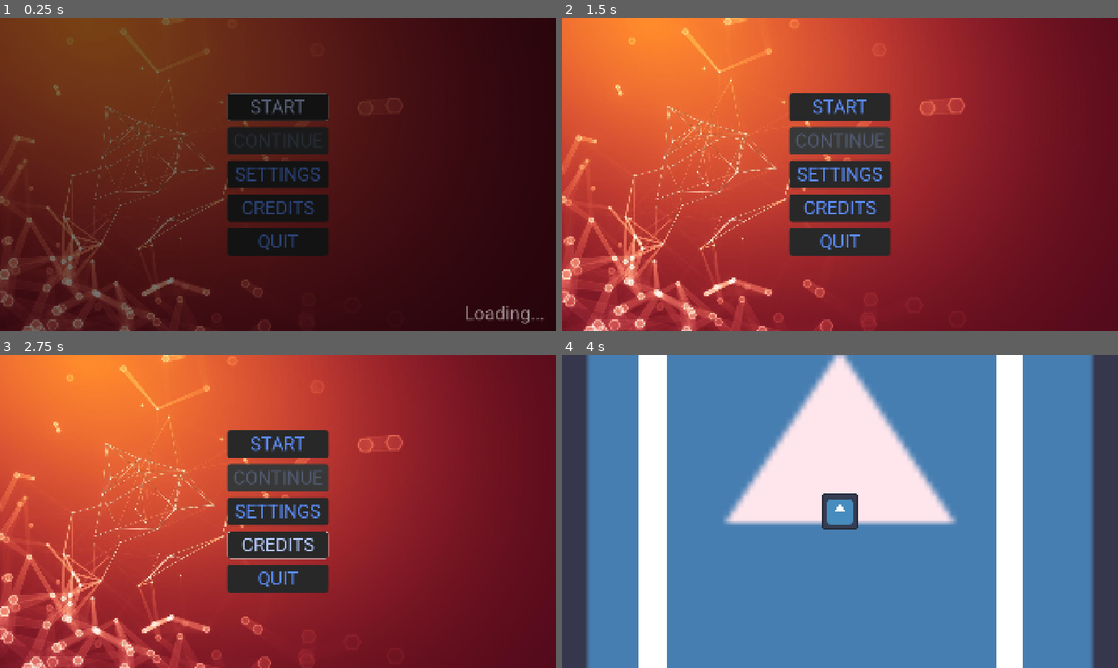
Above: before the commit, frames 1-4 (two rows, left to right).
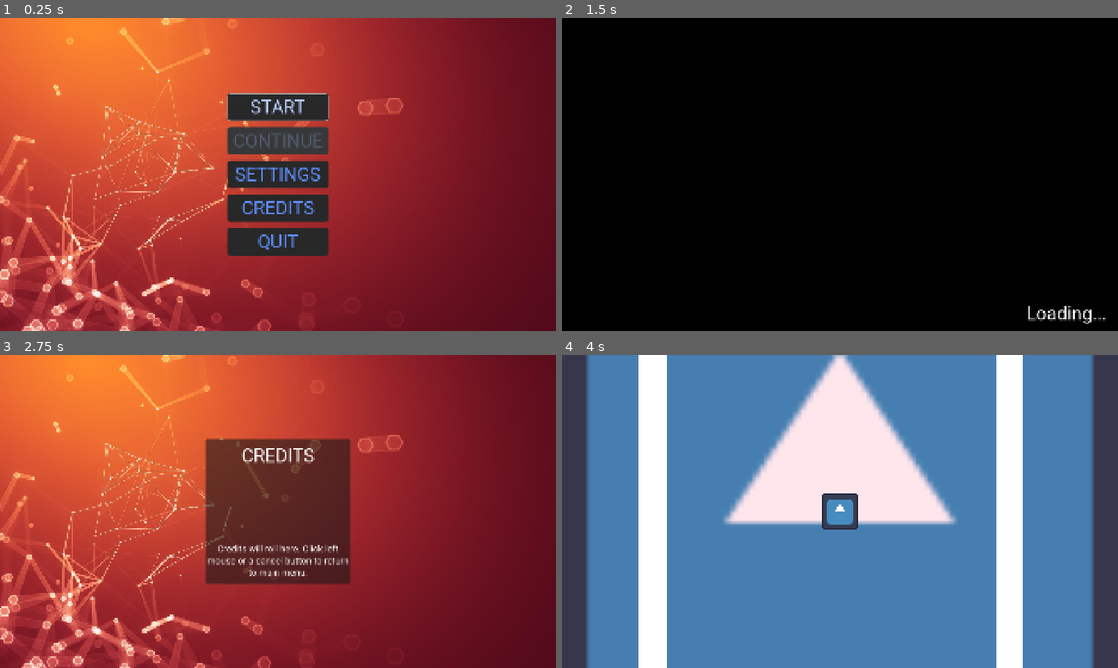
Above: after the commit, the same moments.

Repository: doruktuna/godot-template
Game: Godot game, scene res://scenes/scene_manager/scene_manager.tscn
Same seed, same stepped clock (60 frames per second), same inputs: the game is played once before the commit and once after it. The engine's default icon, where the game draws it, is replaced by a stand-in: a white triangle on a blue panel in a dark square.
Inputs (mouse positions are in pixels of both pictures, inside the frame that each line leads up to):
- Up to frame 1 (0.25 s): no input
- Up to frame 2 (1.5 s): click "SETTINGS" at 0.5 s; click (812, 227) at 1.25 s, where only the run after the commit has a clickable "DISCARD"
- Up to frame 3 (2.75 s): click "CREDITS" at 2 s
- Up to frame 4 (4 s): click (840, 445) at 2.75 s, where only the run before the commit has a clickable "START"; click (840, 445) at 3.5 s, where only the run after the commit has a clickable "START"

The runs differ from the first frame. In frame 1, 95% of the frame differs, in the area x 0-100%, y 0-100%; in frame 2, 100%; in frame 3, 13%; in frame 4, nothing differs.

Commit message:
FEAT: Add mock ups for settings, credits

Diff:
--- a/scenes/scene_manager/scene_manager.gd
+++ b/scenes/scene_manager/scene_manager.gd
@@ -10,10 +10,12 @@
 @onready var loading_label: Label = $TransitionLayer/LoadingLabel
 @onready var animation_player: AnimationPlayer = $TransitionLayer/AnimationPlayer
 
-enum Scene {MAIN_MENU, LEVEL_1}
+enum Scene {MAIN_MENU, SETTINGS_MENU, CREDITS, LEVEL_1}
 
 const SCENES := {
 	Scene.MAIN_MENU: "uid://c14p3tv3084fc",
+	Scene.SETTINGS_MENU: "uid://bmn6dp2fgrq76",
+	Scene.CREDITS: "uid://c43wcx7i5vjej",
 	Scene.LEVEL_1: "uid://da3wyax0qgsew",
 }
 
--- a/scenes/scene_manager/scene_manager.tscn
+++ b/scenes/scene_manager/scene_manager.tscn
@@ -32,7 +32,7 @@
 
 [sub_resource type="Animation" id="Animation_pkci8"]
 resource_name = "fade_in"
-length = 0.5
+length = 0.15
 tracks/0/type = "value"
 tracks/0/imported = false
 tracks/0/enabled = true
@@ -40,7 +40,7 @@
 tracks/0/interp = 1
 tracks/0/loop_wrap = true
 tracks/0/keys = {
-"times": PackedFloat32Array(0, 0.5),
+"times": PackedFloat32Array(0, 0.15),
 "transitions": PackedFloat32Array(1, 1),
 "update": 0,
 "values": [0.0, 1.0]
@@ -52,15 +52,15 @@
 tracks/1/interp = 1
 tracks/1/loop_wrap = true
 tracks/1/keys = {
-"times": PackedFloat32Array(0, 0.5),
-"transitions": PackedFloat32Array(1, 1),
+"times": PackedFloat32Array(0, 0.05, 0.15),
+"transitions": PackedFloat32Array(1, 1, 1),
 "update": 0,
-"values": [0.0, 1.0]
+"values": [0.0, 0.0, 1.0]
 }
 
 [sub_resource type="Animation" id="Animation_yr2f4"]
 resource_name = "fade_out"
-length = 0.5
+length = 0.15
 tracks/0/type = "value"
 tracks/0/imported = false
 tracks/0/enabled = true
@@ -68,7 +68,7 @@
 tracks/0/interp = 1
 tracks/0/loop_wrap = true
 tracks/0/keys = {
-"times": PackedFloat32Array(0, 0.5),
+"times": PackedFloat32Array(0, 0.15),
 "transitions": PackedFloat32Array(1, 1),
 "update": 0,
 "values": [1.0, 0.0]
@@ -80,10 +80,10 @@
 tracks/1/interp = 1
 tracks/1/loop_wrap = true
 tracks/1/keys = {
-"times": PackedFloat32Array(0, 0.5),
-"transitions": PackedFloat32Array(1, 1),
+"times": PackedFloat32Array(0, 0.1, 0.15),
+"transitions": PackedFloat32Array(1, 1, 1),
 "update": 0,
-"values": [1.0, 0.0]
+"values": [1.0, 0.0, 0.0]
 }
 
 [sub_resource type="AnimationLibrary" id="AnimationLibrary_pkci8"]
--- a/ui/main_theme.tres
+++ b/ui/main_theme.tres
@@ -66,3 +66,6 @@
 MainMenuButton/styles/hover = SubResource("StyleBoxFlat_g1fjd")
 MainMenuButton/styles/normal = SubResource("StyleBoxFlat_d67f2")
 MainMenuButton/styles/pressed = SubResource("StyleBoxFlat_6tukj")
+MenuLabel/base_type = &"Label"
+MenuLabel/font_sizes/font_size = 64
+MenuLabel/fonts/font = ExtResource("1_g1fjd")
--- /dev/null
+++ b/ui/menus/credits.gd
@@ -0,0 +1,10 @@
+class_name Credits
+extends Control
+
+
+func _input(_event: InputEvent) -> void:
+	if Input.is_action_just_pressed("ui_cancel"):
+		EventBus.scene_change_requested.emit(SceneManager.Scene.MAIN_MENU, {})
+
+	if Input.is_mouse_button_pressed(MOUSE_BUTTON_LEFT):
+		EventBus.scene_change_requested.emit(SceneManager.Scene.MAIN_MENU, {})
--- /dev/null
+++ b/ui/menus/credits.tscn
@@ -0,0 +1,73 @@
+[gd_scene format=3 uid="uid://c43wcx7i5vjej"]
+
+[ext_resource type="Texture2D" uid="uid://dapex8y1dbqel" path="res://ui/menus/main_menu_bg.jpg" id="1_nym0d"]
+[ext_resource type="Script" uid="uid://cnw6pa2r0u4x6" path="res://ui/menus/credits.gd" id="1_wut5r"]
+
+[sub_resource type="StyleBoxLine" id="StyleBoxLine_wut5r"]
+color = Color(1, 1, 1, 1)
+
+[sub_resource type="StyleBoxFlat" id="StyleBoxFlat_6qsxc"]
+
+[node name="Credits" type="Control" unique_id=550261112]
+layout_mode = 3
+anchors_preset = 15
+anchor_right = 1.0
+anchor_bottom = 1.0
+grow_horizontal = 2
+grow_vertical = 2
+script = ExtResource("1_wut5r")
+
+[node name="Background" type="TextureRect" parent="." unique_id=61427685]
+layout_mode = 1
+anchors_preset = 15
+anchor_right = 1.0
+anchor_bottom = 1.0
+grow_horizontal = 2
+grow_vertical = 2
+texture = ExtResource("1_nym0d")
+expand_mode = 3
+
+[node name="Panel" type="Panel" parent="." unique_id=1358306619]
+custom_minimum_size = Vector2(500, 500)
+layout_mode = 1
+anchors_preset = 8
+anchor_left = 0.5
+anchor_top = 0.5
+anchor_right = 0.5
+anchor_bottom = 0.5
+offset_left = -20.0
+offset_top = -20.0
+offset_right = 20.0
+offset_bottom = 20.0
+grow_horizontal = 2
+grow_vertical = 2
+
+[node name="VBoxContainer" type="VBoxContainer" parent="Panel" unique_id=695369153]
+layout_mode = 0
+offset_top = 20.0
+offset_right = 500.0
+offset_bottom = 480.0
+grow_horizontal = 2
+grow_vertical = 2
+
+[node name="Label" type="Label" parent="Panel/VBoxContainer" unique_id=2128390905]
+layout_mode = 2
+theme_type_variation = &"MenuLabel"
+text = "CREDITS"
+horizontal_alignment = 1
+
+[node name="HSeparator" type="HSeparator" parent="Panel/VBoxContainer" unique_id=2010141903]
+layout_mode = 2
+theme_override_styles/separator = SubResource("StyleBoxLine_wut5r")
+
+[node name="HSeparator2" type="HSeparator" parent="Panel/VBoxContainer" unique_id=1618482061]
+layout_mode = 2
+size_flags_vertical = 3
+theme_override_styles/separator = SubResource("StyleBoxFlat_6qsxc")
+
+[node name="Label2" type="Label" parent="Panel/VBoxContainer" unique_id=4639088]
+custom_minimum_size = Vector2(200, 0)
+layout_mode = 2
+text = "Credits will roll here. Click left mouse or a cancel button to return to main menu."
+horizontal_alignment = 1
+autowrap_mode = 2
--- a/ui/menus/main_menu.gd
+++ b/ui/menus/main_menu.gd
@@ -11,6 +11,8 @@
 func _ready() -> void:
 	start_button.grab_focus()
 	start_button.pressed.connect(_on_start_button_pressed)
+	settings_button.pressed.connect(_on_settings_button_pressed)
+	credits_button.pressed.connect(_on_credits_button_pressed)
 	quit_button.pressed.connect(_on_quit_button_pressed)
 
 
@@ -18,5 +20,13 @@
 	EventBus.scene_change_requested.emit(SceneManager.Scene.LEVEL_1, {})
 
 
+func _on_settings_button_pressed() -> void:
+	EventBus.scene_change_requested.emit(SceneManager.Scene.SETTINGS_MENU, {})
+
+
+func _on_credits_button_pressed() -> void:
+	EventBus.scene_change_requested.emit(SceneManager.Scene.CREDITS, {})
+
+
 func _on_quit_button_pressed() -> void:
 	get_tree().quit()
--- a/ui/menus/main_menu.tscn
+++ b/ui/menus/main_menu.tscn
@@ -11,7 +11,6 @@
 grow_horizontal = 2
 grow_vertical = 2
 script = ExtResource("1_qc8qn")
-start_level_path = "uid://da3wyax0qgsew"
 
 [node name="Background" type="TextureRect" parent="." unique_id=2015924802]
 layout_mode = 1
--- /dev/null
+++ b/ui/menus/settings_menu.gd
@@ -0,0 +1,19 @@
+class_name SettingsMenu
+extends Control
+
+@onready var discard_button: Button = %DiscardButton
+@onready var save_button: Button = %SaveButton
+
+
+func _ready() -> void:
+	discard_button.grab_focus()
+	discard_button.pressed.connect(_on_discard_pressed)
+	save_button.pressed.connect(_on_save_pressed)
+
+
+func _on_discard_pressed() -> void:
+	EventBus.scene_change_requested.emit(SceneManager.Scene.MAIN_MENU, {})
+
+
+func _on_save_pressed() -> void:
+	EventBus.scene_change_requested.emit(SceneManager.Scene.MAIN_MENU, {})
--- /dev/null
+++ b/ui/menus/settings_menu.tscn
@@ -0,0 +1,81 @@
+[gd_scene format=3 uid="uid://bmn6dp2fgrq76"]
+
+[ext_resource type="Texture2D" uid="uid://dapex8y1dbqel" path="res://ui/menus/main_menu_bg.jpg" id="1_8e7dj"]
+[ext_resource type="Script" uid="uid://bsb6rqxk3qkcu" path="res://ui/menus/settings_menu.gd" id="1_86yk5"]
+
+[sub_resource type="StyleBoxLine" id="StyleBoxLine_hs8vu"]
+color = Color(1, 1, 1, 1)
+
+[sub_resource type="StyleBoxFlat" id="StyleBoxFlat_d67f2"]
+
+[node name="SettingsMenu" type="Control" unique_id=783201810]
+layout_mode = 3
+anchors_preset = 15
+anchor_right = 1.0
+anchor_bottom = 1.0
+grow_horizontal = 2
+grow_vertical = 2
+script = ExtResource("1_86yk5")
+
+[node name="Background" type="TextureRect" parent="." unique_id=1808404799]
+layout_mode = 1
+anchors_preset = 15
+anchor_right = 1.0
+anchor_bottom = 1.0
+grow_horizontal = 2
+grow_vertical = 2
+texture = ExtResource("1_8e7dj")
+expand_mode = 3
+
+[node name="Panel" type="Panel" parent="." unique_id=2055635965]
+custom_minimum_size = Vector2(500, 500)
+layout_mode = 1
+anchors_preset = 8
+anchor_left = 0.5
+anchor_top = 0.5
+anchor_right = 0.5
+anchor_bottom = 0.5
+offset_left = -20.0
+offset_top = -20.0
+offset_right = 20.0
+offset_bottom = 20.0
+grow_horizontal = 2
+grow_vertical = 2
+
+[node name="VBoxContainer" type="VBoxContainer" parent="Panel" unique_id=1379858527]
+layout_mode = 0
+offset_top = 20.0
+offset_right = 500.0
+offset_bottom = 480.0
+grow_horizontal = 2
+grow_vertical = 2
+
+[node name="Label" type="Label" parent="Panel/VBoxContainer" unique_id=1832589663]
+layout_mode = 2
+theme_type_variation = &"MenuLabel"
+text = "SETTINGS"
+horizontal_alignment = 1
+
+[node name="HSeparator" type="HSeparator" parent="Panel/VBoxContainer" unique_id=872164524]
+layout_mode = 2
+theme_override_styles/separator = SubResource("StyleBoxLine_hs8vu")
+
+[node name="HSeparator2" type="HSeparator" parent="Panel/VBoxContainer" unique_id=280929638]
+layout_mode = 2
+size_flags_vertical = 3
+theme_override_styles/separator = SubResource("StyleBoxFlat_d67f2")
+
+[node name="HBoxContainer" type="HBoxContainer" parent="Panel/VBoxContainer" unique_id=682988491]
+layout_mode = 2
+
+[node name="DiscardButton" type="Button" parent="Panel/VBoxContainer/HBoxContainer" unique_id=501662072]
+unique_name_in_owner = true
+layout_mode = 2
+theme_type_variation = &"MainMenuButton"
+text = "DISCARD"
+
+[node name="SaveButton" type="Button" parent="Panel/VBoxContainer/HBoxContainer" unique_id=1274173073]
+unique_name_in_owner = true
+layout_mode = 2
+theme_type_variation = &"MainMenuButton"
+text = "SAVE"
Not shown, added: ui/menus/credits.gd.uid
Not shown, added: ui/menus/settings_menu.gd.uid
